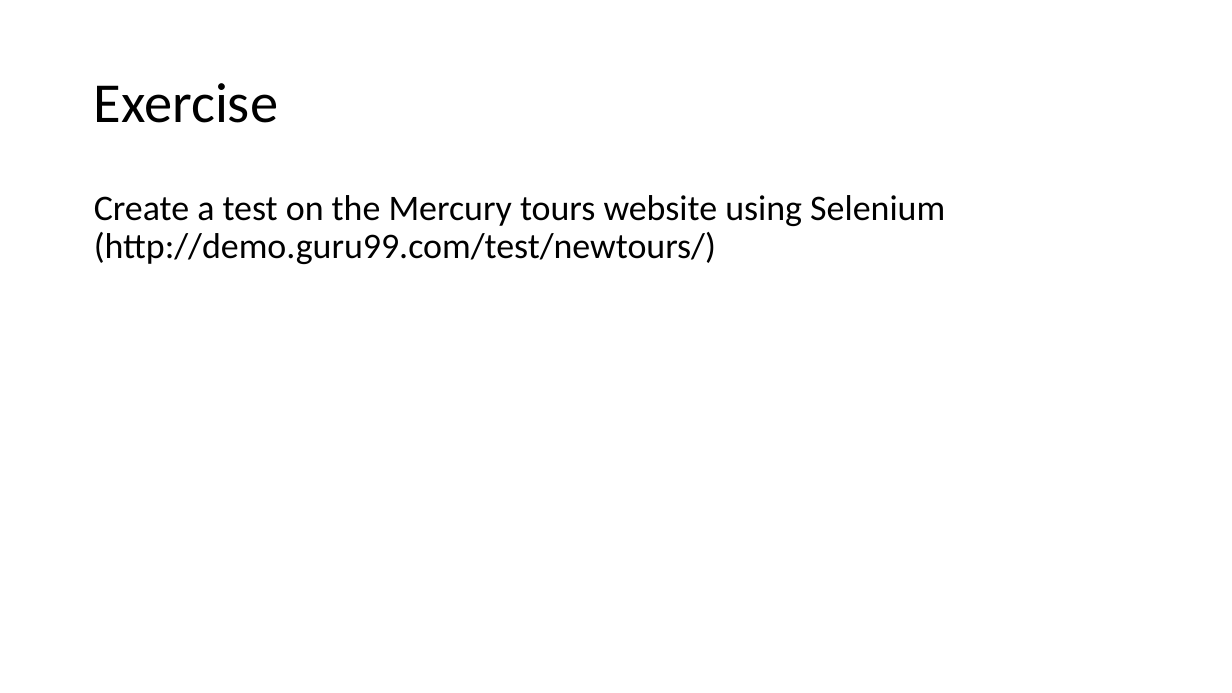
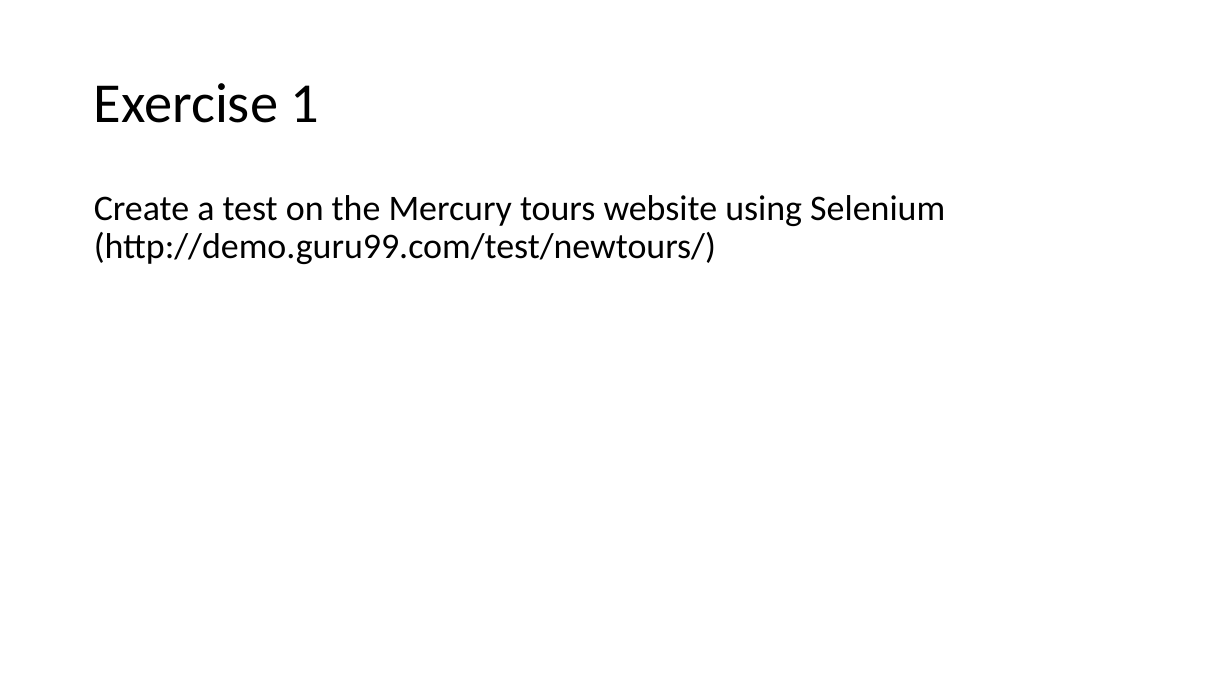
Before and after one commit to damorim/testing-cin-minicourse, a slide deck: slide 86 of testing-minicourse.pptx (slide 85 before the commit). Drawn at 1232x693 pixels with LibreOffice and Linux fonts; fonts in the diff are those of the drawing. Boxes give left, top, right and bottom in pixels: in the first picture for what was removed or moved away, otherwise in the second. Text is boxed around its words. In the diff, an @@ line names an element or a change of style, - is before the commit and + after.

```diff
--- a/testing-minicourse.pptx
+++ b/testing-minicourse.pptx
@@ text at box(94, 83, 320, 123): text changed @@
-Exercise
+Exercise 1
```
Also in this commit, not shown: 4 other slides changed, 3 slides added, 1 slide removed, 1 other file.
